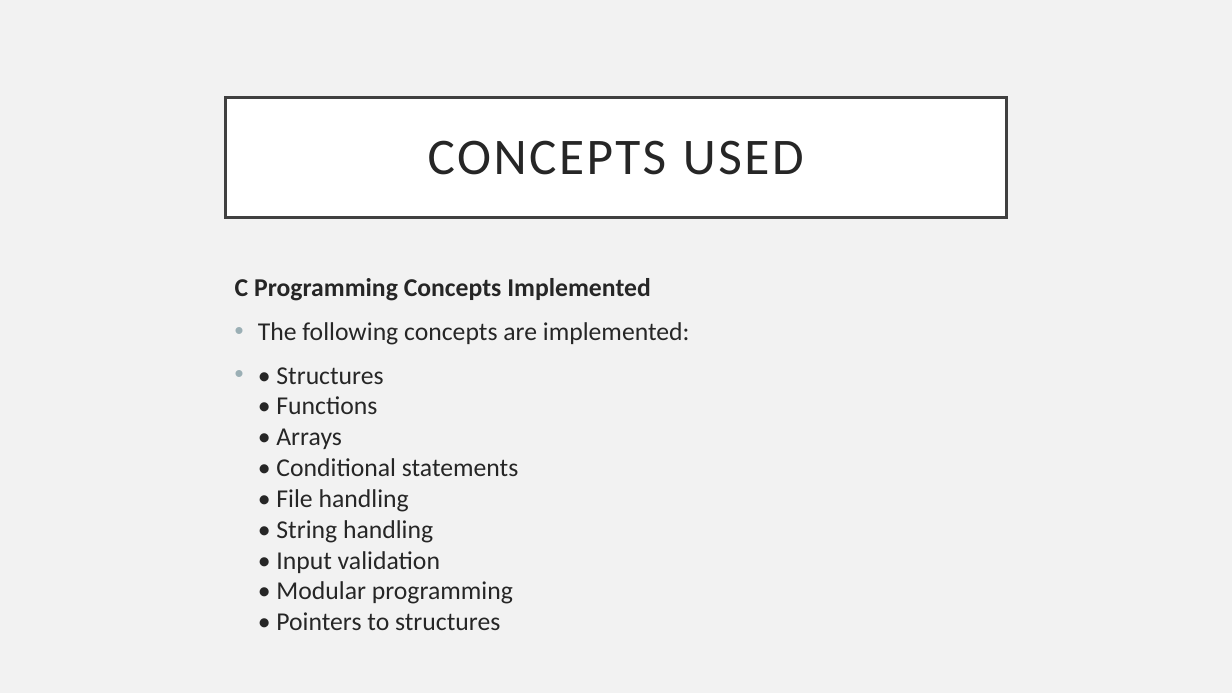
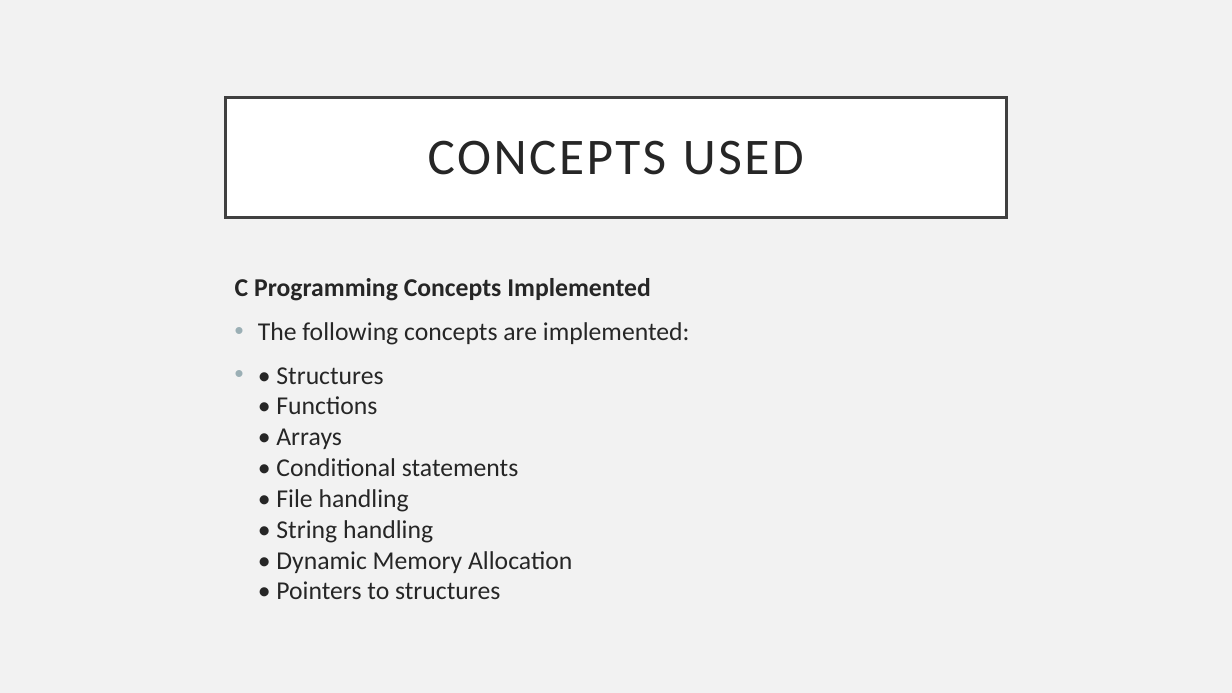
Before and after one commit to lakshyabisht7/ElectricityBillProject_C, a slide deck: slide 5 of presentation/C_projectPresentation.pptx. Drawn at 1232x693 pixels with LibreOffice and Linux fonts; fonts in the diff are those of the drawing. Boxes give left, top, right and bottom in pixels: in the first picture for what was removed or moved away, otherwise in the second. Text is boxed around its words. In the diff, an @@ line names an element or a change of style, - is before the commit and + after.

```diff
--- a/presentation/C_projectPresentation.pptx
+++ b/presentation/C_projectPresentation.pptx
@@ text at [276,367,572,599]: text changed @@
-• • Structures
-  • Functions
-  • Arrays
-  • Conditional statements
-  • File handling
-  • String handling
-  • Input validation
-  • Modular programming
-  • Pointers to structures
+• • Structures
+  • Functions
+  • Arrays
+  • Conditional statements
+  • File handling
+  • String handling
+  • Dynamic Memory Allocation
+  • Pointers to structures
```
Also in this commit, not shown: 2 other files.
